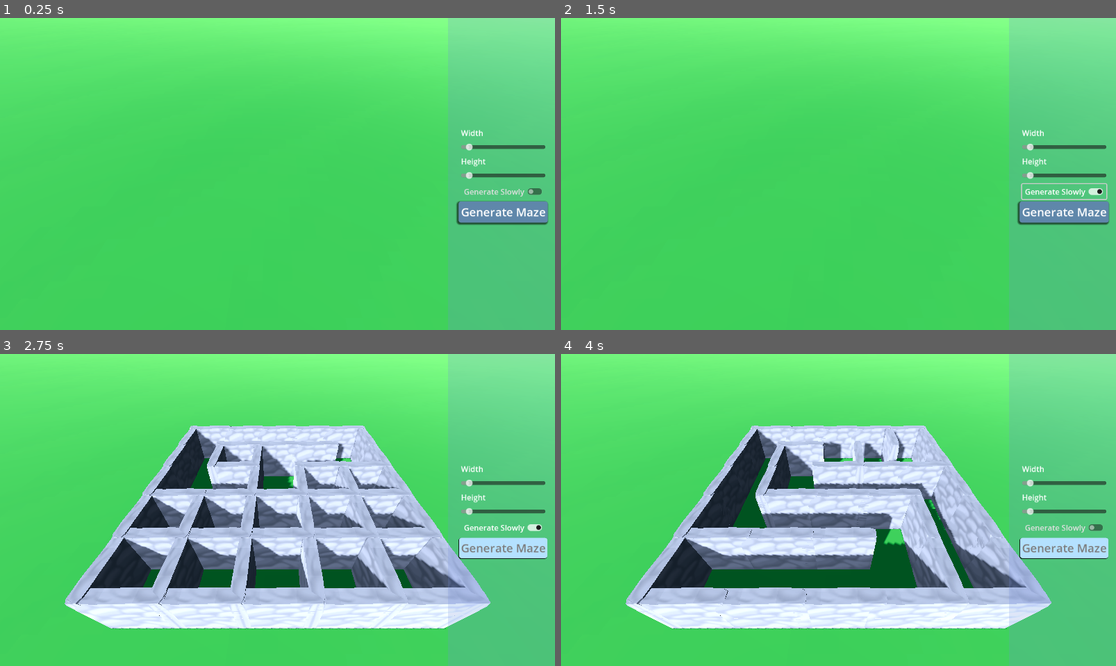
Above: before the commit, frames 1-4 (two rows, left to right).
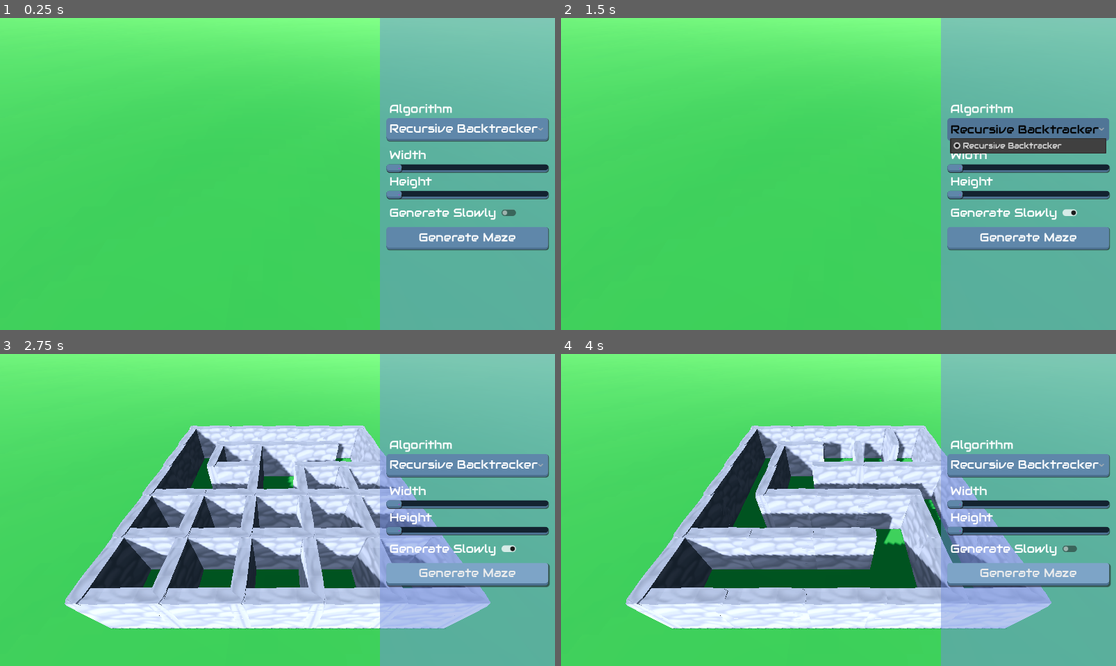
Above: after the commit, the same moments.

Repository: GuiBDBello/godot-maze-generator
Game: Godot game, scene res://scenes/playable/game.tscn
The game is run twice, just before and just after one commit, with the same random seed, the same clock (stepped at 60 frames per second) and the same inputs.
Inputs (mouse positions are in pixels of both pictures, inside the frame that each line leads up to; where the layout moved, square brackets give the same spot in the first picture):
- Up to frame 1 (0.25 s): no input
- Up to frame 2 (1.5 s): click (1071, 211) [1066, 192] at 0.5 s; click (1027, 130) at 1.25 s, where only the run after the commit has a clickable "Recursive Backtracker"
- Up to frame 3 (2.75 s): click "Generate Maze" at 2 s
- Up to frame 4 (4 s): click (1071, 547) [1066, 528] at 2.75 s; click "Generate Maze" at 3.5 s

The runs differ from the first frame. In frame 1, 32% of the frame differs, in the area x 68-100%, y 0-100%; in frame 2, 31%; in frame 3, 31%; in frame 4, 31%.

Commit message:
Improve UI

Diff:
--- /dev/null
+++ b/resources/ui_theme.tres
@@ -0,0 +1,139 @@
+[gd_resource type="Theme" load_steps=13 format=3 uid="uid://h6sur28uuqjw"]
+
+[ext_resource type="FontFile" uid="uid://hpwa21wdhqnr" path="res://resources/Audiowide/Audiowide-Regular.ttf" id="1_cmhkn"]
+
+[sub_resource type="StyleBoxEmpty" id="StyleBoxEmpty_2878j"]
+
+[sub_resource type="StyleBoxFlat" id="StyleBoxFlat_4bon2"]
+bg_color = Color(0.490196, 0.643137, 0.780392, 1)
+border_width_bottom = 5
+border_color = Color(0.294299, 0.435877, 0.559053, 1)
+corner_radius_top_left = 6
+corner_radius_top_right = 6
+corner_radius_bottom_right = 6
+corner_radius_bottom_left = 6
+expand_margin_left = 6.0
+expand_margin_top = 6.0
+expand_margin_right = 6.0
+expand_margin_bottom = 6.0
+shadow_color = Color(0.0980392, 0.0980392, 0.0980392, 0.6)
+shadow_size = 2
+shadow_offset = Vector2(2, 2)
+
+[sub_resource type="StyleBoxFlat" id="StyleBoxFlat_1ev35"]
+bg_color = Color(0.372549, 0.529412, 0.666667, 1)
+border_width_bottom = 4
+border_color = Color(0.294299, 0.435877, 0.559053, 1)
+corner_radius_top_left = 6
+corner_radius_top_right = 6
+corner_radius_bottom_right = 6
+corner_radius_bottom_left = 6
+expand_margin_left = 6.0
+expand_margin_top = 6.0
+expand_margin_right = 6.0
+expand_margin_bottom = 6.0
+shadow_color = Color(0.099986, 0.099986, 0.099986, 0.6)
+shadow_size = 1
+shadow_offset = Vector2(1, 1)
+
+[sub_resource type="StyleBoxFlat" id="StyleBoxFlat_8x1c6"]
+bg_color = Color(0.313248, 0.459623, 0.58712, 1)
+border_color = Color(0.294299, 0.435877, 0.559053, 1)
+corner_radius_top_left = 6
+corner_radius_top_right = 6
+corner_radius_bottom_right = 6
+corner_radius_bottom_left = 6
+expand_margin_left = 6.0
+expand_margin_top = 6.0
+expand_margin_right = 6.0
+expand_margin_bottom = 6.0
+shadow_offset = Vector2(4, 4)
+
+[sub_resource type="PlaceholderTexture2D" id="PlaceholderTexture2D_t2bce"]
+
+[sub_resource type="PlaceholderTexture2D" id="PlaceholderTexture2D_esaiw"]
+
+[sub_resource type="PlaceholderTexture2D" id="PlaceholderTexture2D_pfpke"]
+
+[sub_resource type="StyleBoxFlat" id="StyleBoxFlat_j5kvv"]
+bg_color = Color(0.372549, 0.529412, 0.666667, 1)
+border_width_bottom = 4
+border_color = Color(0.294299, 0.435877, 0.559053, 1)
+corner_radius_top_left = 6
+corner_radius_top_right = 6
+corner_radius_bottom_right = 6
+corner_radius_bottom_left = 6
+expand_margin_left = 6.0
+expand_margin_top = 6.0
+expand_margin_right = 6.0
+expand_margin_bottom = 6.0
+shadow_color = Color(0.099986, 0.099986, 0.099986, 0.6)
+shadow_size = 1
+shadow_offset = Vector2(1, 1)
+
+[sub_resource type="StyleBoxFlat" id="StyleBoxFlat_ru2lj"]
+bg_color = Color(0.393102, 0.551811, 0.690945, 1)
+border_color = Color(0.294299, 0.435877, 0.559053, 1)
+corner_radius_top_left = 6
+corner_radius_top_right = 6
+corner_radius_bottom_right = 6
+corner_radius_bottom_left = 6
+expand_margin_left = 6.0
+expand_margin_top = 6.0
+expand_margin_right = 6.0
+expand_margin_bottom = 6.0
+shadow_color = Color(0.099986, 0.099986, 0.099986, 0.6)
+shadow_size = 1
+shadow_offset = Vector2(1, 1)
+
+[sub_resource type="StyleBoxFlat" id="StyleBoxFlat_ll8j7"]
+bg_color = Color(0.0769857, 0.136043, 0.187104, 1)
+border_width_bottom = 4
+border_color = Color(0.294299, 0.435877, 0.559053, 1)
+corner_radius_top_left = 6
+corner_radius_top_right = 6
+corner_radius_bottom_right = 6
+corner_radius_bottom_left = 6
+expand_margin_left = 6.0
+expand_margin_top = 6.0
+expand_margin_right = 6.0
+expand_margin_bottom = 6.0
+shadow_color = Color(0.099986, 0.099986, 0.099986, 0.6)
+shadow_size = 1
+shadow_offset = Vector2(1, 1)
+
+[sub_resource type="StyleBoxFlat" id="StyleBoxFlat_kwuao"]
+bg_color = Color(0.372549, 0.529412, 0.666667, 1)
+border_width_bottom = 4
+border_color = Color(0.294299, 0.435877, 0.559053, 1)
+corner_radius_top_left = 6
+corner_radius_top_right = 6
+corner_radius_bottom_right = 6
+corner_radius_bottom_left = 6
+expand_margin_left = 6.0
+expand_margin_top = 6.0
+expand_margin_right = 6.0
+expand_margin_bottom = 6.0
+shadow_color = Color(0.099986, 0.099986, 0.099986, 0.6)
+shadow_size = 1
+shadow_offset = Vector2(1, 1)
+
+[resource]
+default_font = ExtResource("1_cmhkn")
+Button/colors/font_color = Color(1, 1, 1, 1)
+Button/colors/font_focus_color = Color(0.929715, 0.929715, 0.929715, 1)
+Button/colors/font_hover_color = Color(0.929412, 0.929412, 0.929412, 1)
+Button/colors/font_pressed_color = Color(0, 0, 0, 1)
+Button/font_sizes/font_size = 24
+Button/styles/focus = SubResource("StyleBoxEmpty_2878j")
+Button/styles/hover = SubResource("StyleBoxFlat_4bon2")
+Button/styles/normal = SubResource("StyleBoxFlat_1ev35")
+Button/styles/pressed = SubResource("StyleBoxFlat_8x1c6")
+HSlider/icons/grabber = SubResource("PlaceholderTexture2D_t2bce")
+HSlider/icons/grabber_highlight = SubResource("PlaceholderTexture2D_esaiw")
+HSlider/icons/tick = SubResource("PlaceholderTexture2D_pfpke")
+HSlider/styles/grabber_area = SubResource("StyleBoxFlat_j5kvv")
+HSlider/styles/grabber_area_highlight = SubResource("StyleBoxFlat_ru2lj")
+HSlider/styles/slider = SubResource("StyleBoxFlat_ll8j7")
+Label/font_sizes/font_size = 24
+OptionButton/styles/normal = SubResource("StyleBoxFlat_kwuao")
--- a/scenes/maze/recursive_backtracker/recursive_backtracker.gd
+++ b/scenes/maze/recursive_backtracker/recursive_backtracker.gd
@@ -1,6 +1,5 @@
 extends Node3D
 
-const ALGORITHM_NAME: String = "Recursive Backtracker"
 const MAZE_CELL: PackedScene = preload("res://scenes/maze/maze_cell.tscn")
 
 var rng: RandomNumberGenerator = RandomNumberGenerator.new()
--- a/scenes/playable/game.gd
+++ b/scenes/playable/game.gd
@@ -1,10 +1,19 @@
 extends Node
+
+@export var maze_generation_algorithms : Array[PackedScene]
 
 @onready var camera : Camera3D = $"Camera Origin/SpringArm3D/Camera"
 
-const RECURSIVE_BACKTRACKER = preload("res://scenes/maze/recursive_backtracker/recursive_backtracker.tscn")
+var maze_generator: Node3D
+var selected_algorithm: PackedScene
 
-var maze_generator: Node3D
+
+func _ready() -> void:
+	selected_algorithm = maze_generation_algorithms[0]
+
+
+func change_algorithm(index: int) -> void:
+	selected_algorithm = maze_generation_algorithms[index]
 
 
 func generate_maze(maze_width: int, maze_height: int, is_generated_slowly: bool):
@@ -13,7 +22,7 @@
 		maze_generator.queue_free()
 		await maze_generator.tree_exited
 
-	maze_generator = RECURSIVE_BACKTRACKER.instantiate()
+	maze_generator = selected_algorithm.instantiate()
 	maze_generator.name = "Maze Generator"
 	self.add_child(maze_generator)
 	maze_generator.generate_maze(maze_width, maze_height, is_generated_slowly)
--- a/scenes/playable/game.tscn
+++ b/scenes/playable/game.tscn
@@ -1,11 +1,13 @@
-[gd_scene load_steps=14 format=3 uid="uid://b5ptabdfgohvv"]
+[gd_scene load_steps=13 format=3 uid="uid://b5ptabdfgohvv"]
 
 [ext_resource type="Script" path="res://scenes/playable/game.gd" id="1_fpj1e"]
+[ext_resource type="PackedScene" uid="uid://c2vh3d2n372po" path="res://scenes/maze/recursive_backtracker/recursive_backtracker.tscn" id="2_t4y1x"]
 [ext_resource type="Shader" path="res://shaders/sky.gdshader" id="2_twyl1"]
 [ext_resource type="PackedScene" uid="uid://cn4at1gn2s34f" path="res://assets/ground/ground.glb" id="3_mq8d8"]
 [ext_resource type="PackedScene" uid="uid://rc8rnxx07fri" path="res://assets/tree/tree.glb" id="4_by38g"]
 [ext_resource type="Script" path="res://scenes/ui/menu.gd" id="5_cs4tl"]
 [ext_resource type="Script" path="res://scenes/camera.gd" id="6_n6fda"]
+[ext_resource type="Theme" uid="uid://h6sur28uuqjw" path="res://resources/ui_theme.tres" id="6_u4vtj"]
 
 [sub_resource type="ShaderMaterial" id="ShaderMaterial_6dqnt"]
 shader = ExtResource("2_twyl1")
@@ -23,39 +25,11 @@
 tonemap_mode = 3
 
 [sub_resource type="StyleBoxFlat" id="StyleBoxFlat_7eusc"]
-bg_color = Color(0.45098, 0.54902, 0.870588, 0.215686)
-
-[sub_resource type="StyleBoxFlat" id="StyleBoxFlat_7xv51"]
-bg_color = Color(0.372549, 0.529412, 0.666667, 1)
-corner_radius_top_left = 5
-corner_radius_top_right = 5
-corner_radius_bottom_right = 5
-corner_radius_bottom_left = 5
-expand_margin_left = 5.0
-expand_margin_top = 5.0
-expand_margin_right = 5.0
-expand_margin_bottom = 5.0
-shadow_size = 4
-shadow_offset = Vector2(-2, 2)
-
-[sub_resource type="StyleBoxFlat" id="StyleBoxFlat_mhk6y"]
-bg_color = Color(0.705882, 0.882353, 1, 1)
-corner_radius_top_left = 5
-corner_radius_top_right = 5
-corner_radius_bottom_right = 5
-corner_radius_bottom_left = 5
-expand_margin_left = 4.0
-expand_margin_top = 4.0
-expand_margin_right = 4.0
-expand_margin_bottom = 4.0
-shadow_size = 1
-shadow_offset = Vector2(-1, 1)
-
-[sub_resource type="StyleBoxFlat" id="StyleBoxFlat_6vv7p"]
-bg_color = Color(0.607843, 0.490196, 0.784314, 1)
+bg_color = Color(0.45098, 0.54902, 0.870588, 0.490196)
 
 [node name="Game" type="Node"]
 script = ExtResource("1_fpj1e")
+maze_generation_algorithms = Array[PackedScene]([ExtResource("2_t4y1x")])
 
 [node name="Scenario" type="Node" parent="."]
 
@@ -195,41 +169,62 @@
 size_flags_vertical = 4
 theme_override_constants/separation = 10
 
-[node name="LabelWidth" type="Label" parent="Maze Menu/MarginContainerBack/MarginContainer/VBoxContainer"]
-layout_mode = 2
+[node name="Algorithm Label" type="Label" parent="Maze Menu/MarginContainerBack/MarginContainer/VBoxContainer"]
+layout_mode = 2
+theme = ExtResource("6_u4vtj")
+text = "Algorithm"
+
+[node name="OptionButton" type="OptionButton" parent="Maze Menu/MarginContainerBack/MarginContainer/VBoxContainer"]
+layout_mode = 2
+theme = ExtResource("6_u4vtj")
+
+[node name="HFlowContainer" type="HFlowContainer" parent="Maze Menu/MarginContainerBack/MarginContainer/VBoxContainer"]
+layout_mode = 2
+
+[node name="Width Label" type="Label" parent="Maze Menu/MarginContainerBack/MarginContainer/VBoxContainer"]
+layout_mode = 2
+theme = ExtResource("6_u4vtj")
 text = "Width"
 
-[node name="HSliderWidth" type="HSlider" parent="Maze Menu/MarginContainerBack/MarginContainer/VBoxContainer"]
-layout_mode = 2
+[node name="Width HSlider" type="HSlider" parent="Maze Menu/MarginContainerBack/MarginContainer/VBoxContainer"]
+layout_mode = 2
+theme = ExtResource("6_u4vtj")
 min_value = 2.0
 max_value = 50.0
 value = 5.0
 
-[node name="LabelHeight" type="Label" parent="Maze Menu/MarginContainerBack/MarginContainer/VBoxContainer"]
-layout_mode = 2
+[node name="Height Label" type="Label" parent="Maze Menu/MarginContainerBack/MarginContainer/VBoxContainer"]
+layout_mode = 2
+theme = ExtResource("6_u4vtj")
 text = "Height"
 
-[node name="HSliderHeight" type="HSlider" parent="Maze Menu/MarginContainerBack/MarginContainer/VBoxContainer"]
-layout_mode = 2
+[node name="Height HSlider" type="HSlider" parent="Maze Menu/MarginContainerBack/MarginContainer/VBoxContainer"]
+layout_mode = 2
+theme = ExtResource("6_u4vtj")
 min_value = 2.0
 max_value = 50.0
 value = 5.0
 
-[node name="Generate Slowly" type="CheckButton" parent="Maze Menu/MarginContainerBack/MarginContainer/VBoxContainer"]
-layout_mode = 2
+[node name="HFlowContainer2" type="HFlowContainer" parent="Maze Menu/MarginContainerBack/MarginContainer/VBoxContainer"]
+layout_mode = 2
+
+[node name="HBoxContainer" type="HBoxContainer" parent="Maze Menu/MarginContainerBack/MarginContainer/VBoxContainer"]
+layout_mode = 2
+
+[node name="Generate Slowly Label" type="Label" parent="Maze Menu/MarginContainerBack/MarginContainer/VBoxContainer/HBoxContainer"]
+layout_mode = 2
+theme = ExtResource("6_u4vtj")
 text = "Generate Slowly"
 
-[node name="Generate Maze" type="Button" parent="Maze Menu/MarginContainerBack/MarginContainer/VBoxContainer"]
-layout_mode = 2
-theme_override_colors/font_color = Color(1, 1, 1, 1)
-theme_override_colors/font_pressed_color = Color(0, 0, 0, 1)
-theme_override_colors/font_hover_color = Color(0.489622, 0.489622, 0.489622, 1)
-theme_override_colors/font_focus_color = Color(0.490196, 0.490196, 0.490196, 1)
-theme_override_font_sizes/font_size = 24
-theme_override_styles/normal = SubResource("StyleBoxFlat_7xv51")
-theme_override_styles/hover = SubResource("StyleBoxFlat_mhk6y")
-theme_override_styles/pressed = SubResource("StyleBoxFlat_6vv7p")
-theme_override_styles/focus = SubResource("StyleBoxFlat_mhk6y")
+[node name="Generate Slowly CheckButton" type="CheckButton" parent="Maze Menu/MarginContainerBack/MarginContainer/VBoxContainer/HBoxContainer"]
+layout_mode = 2
+
+[node name="HFlowContainer3" type="HFlowContainer" parent="Maze Menu/MarginContainerBack/MarginContainer/VBoxContainer"]
+layout_mode = 2
+
+[node name="Generate Maze Button" type="Button" parent="Maze Menu/MarginContainerBack/MarginContainer/VBoxContainer"]
+layout_mode = 2
+theme = ExtResource("6_u4vtj")
 text = "Generate Maze"
 
 [node name="Camera Origin" type="Node3D" parent="."]
@@ -245,7 +240,8 @@
 transform = Transform3D(1, 0, 0, 0, 1, 0, 0, 0, 1, 0, -9.53674e-07, 10)
 script = ExtResource("6_n6fda")
 
-[connection signal="value_changed" from="Maze Menu/MarginContainerBack/MarginContainer/VBoxContainer/HSliderWidth" to="Maze Menu" method="_on_h_slider_width_value_changed"]
-[connection signal="value_changed" from="Maze Menu/MarginContainerBack/MarginContainer/VBoxContainer/HSliderHeight" to="Maze Menu" method="_on_h_slider_height_value_changed"]
-[connection signal="toggled" from="Maze Menu/MarginContainerBack/MarginContainer/VBoxContainer/Generate Slowly" to="Maze Menu" method="_on_generate_slowly_toggled"]
-[connection signal="pressed" from="Maze Menu/MarginContainerBack/MarginContainer/VBoxContainer/Generate Maze" to="Maze Menu" method="_on_generate_maze_pressed"]
+[connection signal="item_focused" from="Maze Menu/MarginContainerBack/MarginContainer/VBoxContainer/OptionButton" to="Maze Menu" method="_on_option_button_item_focused"]
+[connection signal="value_changed" from="Maze Menu/MarginContainerBack/MarginContainer/VBoxContainer/Width HSlider" to="Maze Menu" method="_on_h_slider_width_value_changed"]
+[connection signal="value_changed" from="Maze Menu/MarginContainerBack/MarginContainer/VBoxContainer/Height HSlider" to="Maze Menu" method="_on_h_slider_height_value_changed"]
+[connection signal="toggled" from="Maze Menu/MarginContainerBack/MarginContainer/VBoxContainer/HBoxContainer/Generate Slowly CheckButton" to="Maze Menu" method="_on_generate_slowly_toggled"]
+[connection signal="pressed" from="Maze Menu/MarginContainerBack/MarginContainer/VBoxContainer/Generate Maze Button" to="Maze Menu" method="_on_generate_maze_pressed"]
--- a/scenes/ui/menu.gd
+++ b/scenes/ui/menu.gd
@@ -1,14 +1,21 @@
 extends Control
 
 @onready var game = $".."
+@onready var option_button: OptionButton = $MarginContainerBack/MarginContainer/VBoxContainer/OptionButton
+
 
 var maze_width: int = 5
 var maze_height: int = 5
 var is_generated_slowly: bool = false
 
-func _on_generate_maze_pressed():
 
-	await game.generate_maze(maze_width, maze_height, is_generated_slowly)
+func _ready() -> void:
+	for algorithm : PackedScene in game.maze_generation_algorithms:
+		option_button.add_item(algorithm._bundled.get("names")[0])
+
+
+func _on_option_button_item_focused(index: int) -> void:
+	game.change_algorithm(index)
 
 
 func _on_h_slider_width_value_changed(value):
@@ -21,3 +28,7 @@
 
 func _on_generate_slowly_toggled(toggled_on):
 	self.is_generated_slowly = toggled_on
+
+
+func _on_generate_maze_pressed():
+	await game.generate_maze(maze_width, maze_height, is_generated_slowly)
Binary file added: resources/Audiowide/Audiowide-Regular.ttf
Not shown, added: resources/Audiowide/Audiowide-Regular.ttf.import
Not shown, added: resources/Audiowide/OFL.txt
